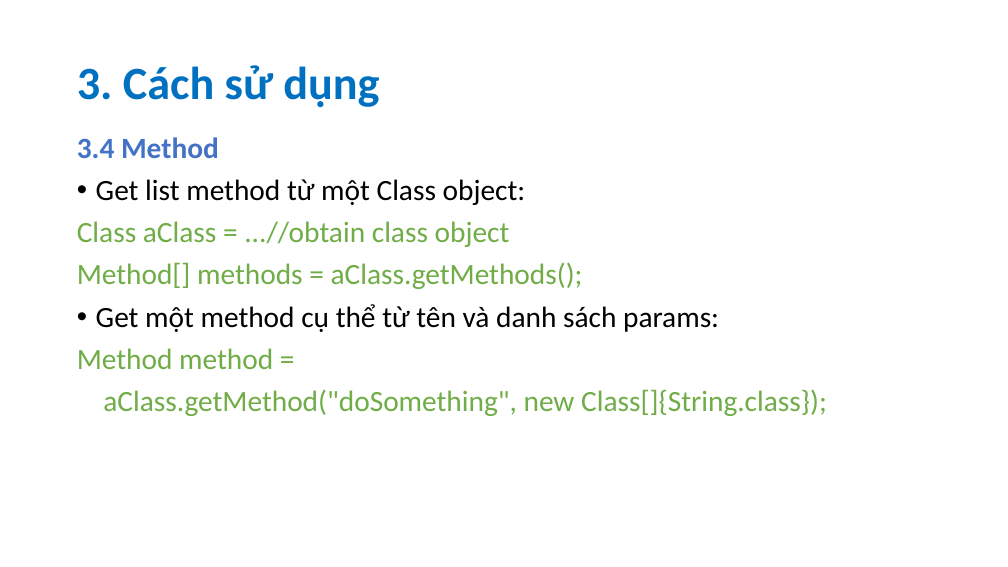
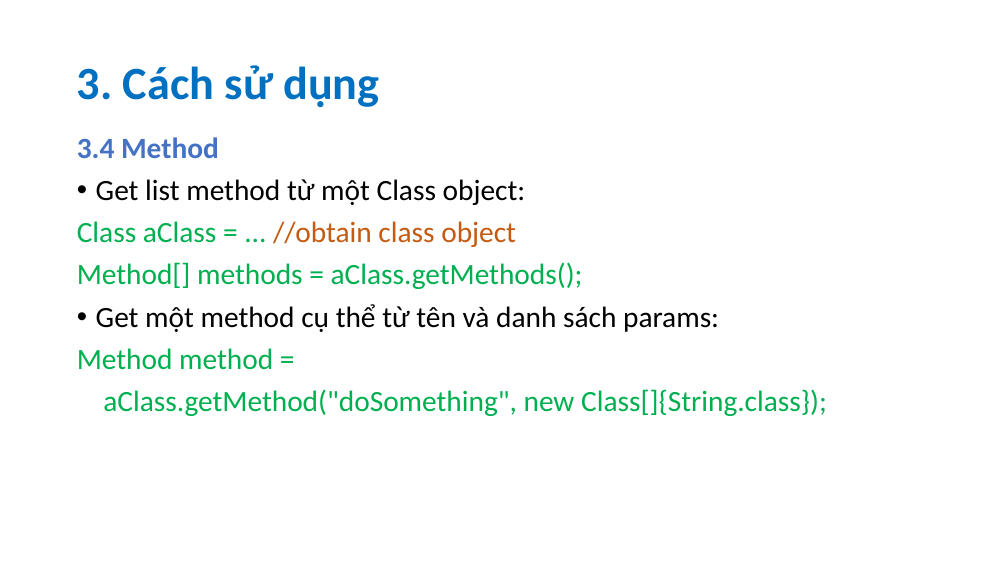
Before and after one commit to quanguefa23/Seminar-Java-Reflection, a slide deck: slide 14 of slide.pptx. Drawn at 1008x567 pixels with LibreOffice and Linux fonts; fonts in the diff are those of the drawing. Boxes give left, top, right and bottom in pixels: in the first picture for what was removed or moved away, otherwise in the second. Text is boxed around its words. In the diff, an @@ line names an element or a change of style, - is before the commit and + after.

```diff
--- a/slide.pptx
+++ b/slide.pptx
@@ text at (77, 221, 516, 247): text changed; text colour #70AD47 to #C55A11 @@
-Class aClass = ...//obtain class object
+Class aClass = ... //obtain class object
@@ text at (77, 262, 827, 416): text colour #70AD47 to #00B050 in "Method[] methods = aClass.getMethods();", "Method method =", "aClass.getMethod("doSomething", new Class[]{String.class});" @@
```
Also in this commit, not shown: 10 other slides changed, 3 slides added, 1 other file.
